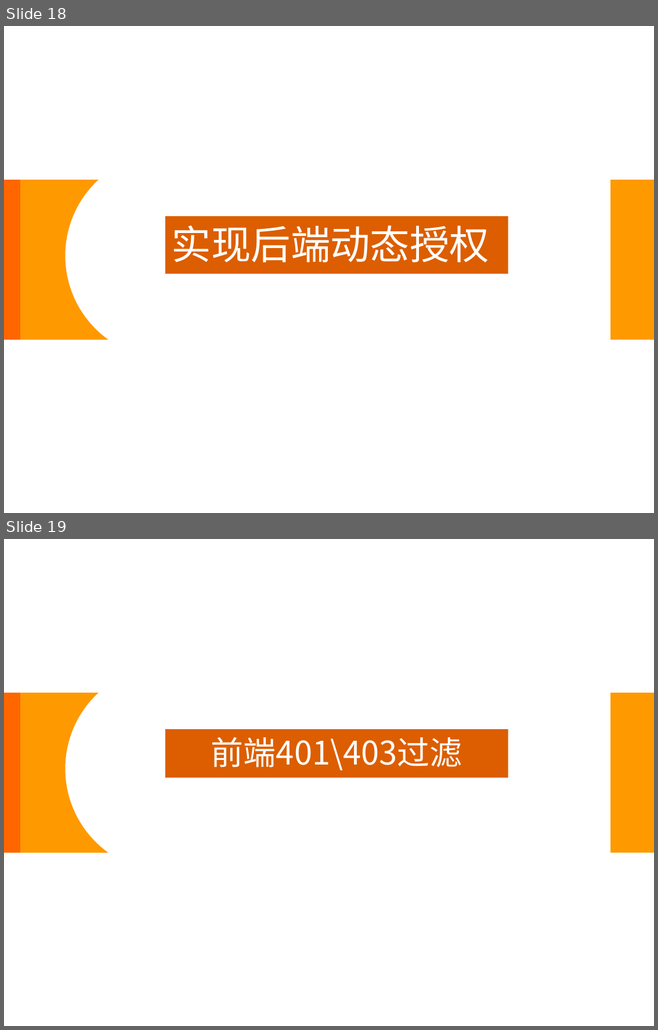
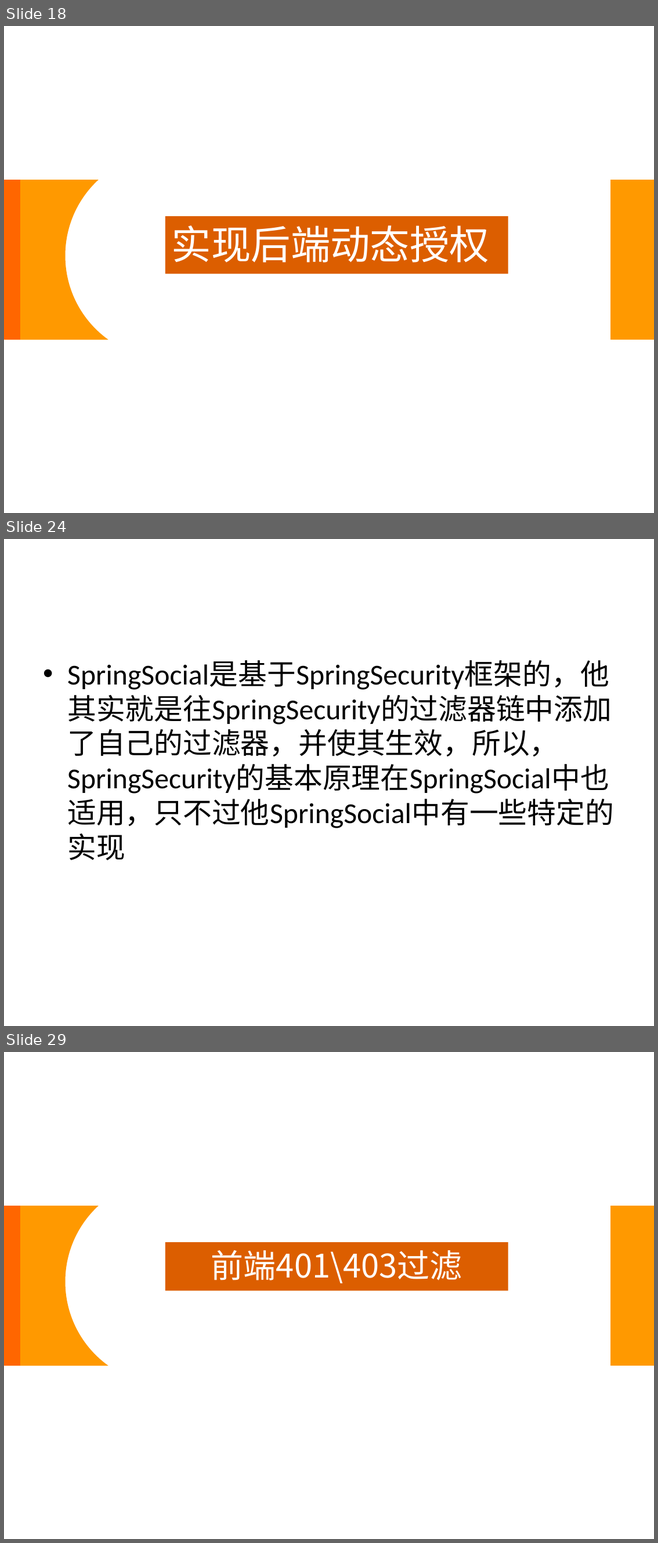
Before and after one commit to wmz6762/security-demo, a slide deck: Spring Security.pptx. Shown one above the other, each under a label of ours: slides 18 and 19 before the commit, slides 18, 24 and 29 after it; the slides between them are not shown. The pictures are 658x1030 and 658x1543 pixels, drawn with LibreOffice and Linux fonts; fonts in the diff are those of the drawing; background and template pictures are left out. Boxes give left, top, right and bottom in pixels: in the first picture for what was removed or moved away, otherwise in the second. Text is boxed around its words. In the diff, an @@ line names an element or a change of style, - is before the commit and + after.

```diff
--- a/Spring Security.pptx
+++ b/Spring Security.pptx
@@ slide 24 added at (4,539,654,1026), background picture (left out) @@
@@ text added at (67,661,614,828), 32 pt, text #000000 @@
+• SpringSocial是基于SpringSecurity框架的，他其实就是往SpringSecurity的过滤器链中添加了自己的过滤器，并使其生效，所以，SpringSecurity的基本原理在SpringSocial中也适用，只不过他SpringSocial中有一些特定的实现
@@ what was slide 19 is now slide 29 @@
```
Also in this commit, not shown: 9 other slides added, 1 other file.
